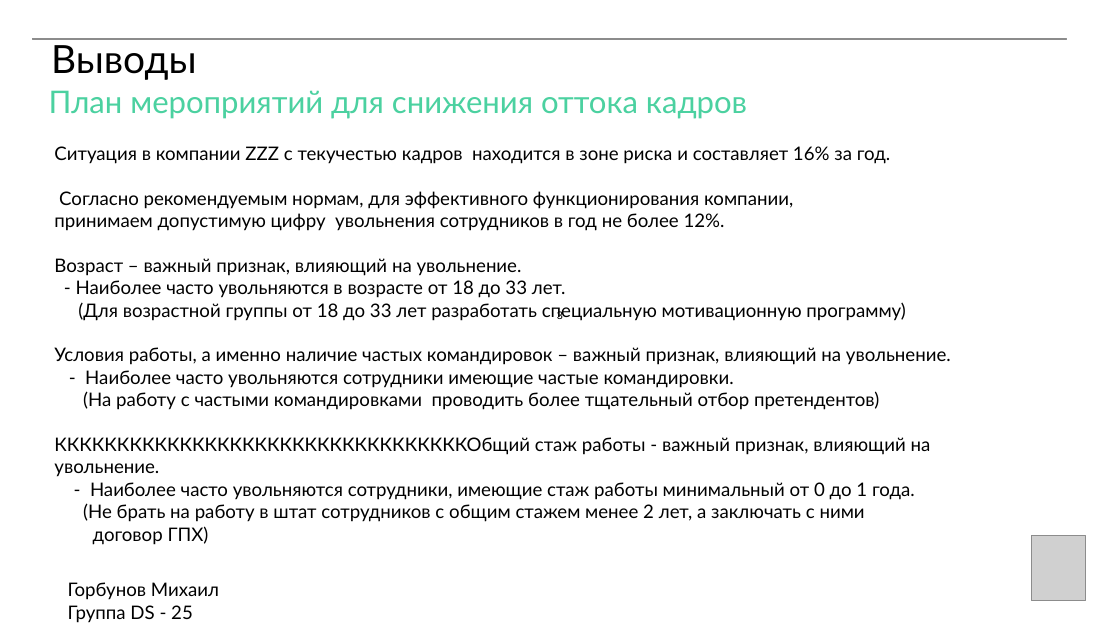
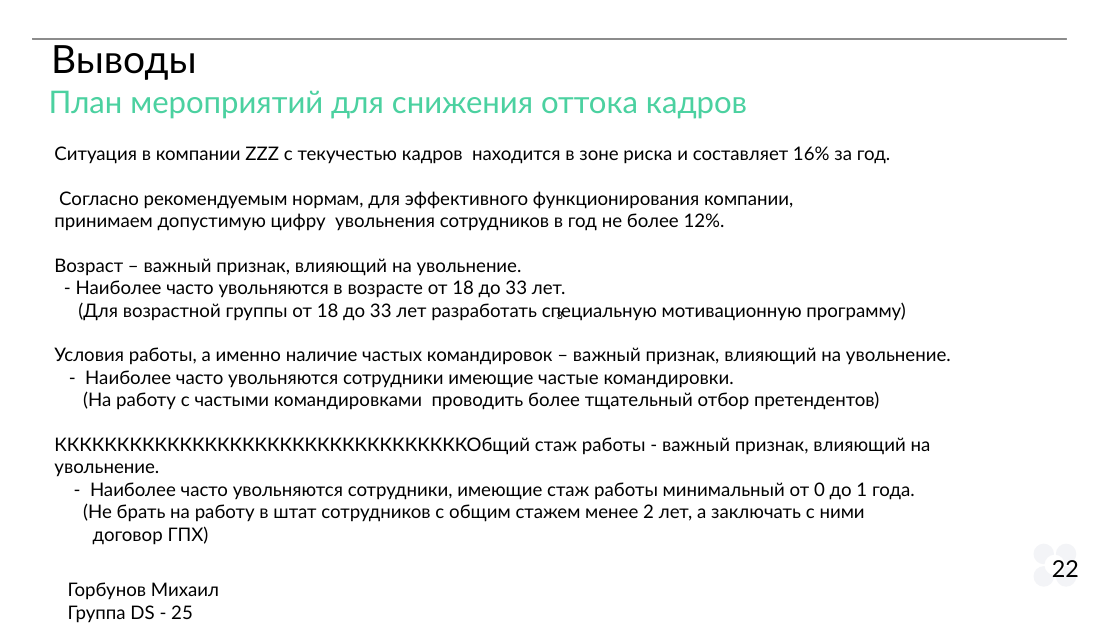
Before and after one commit to MS-max914/MX_2X, a slide deck: slide 25 of Diplom/10_10/Prezent.pptx (slide 24 before the commit). Drawn at 1120x630 pixels with LibreOffice and Linux fonts; fonts in the diff are those of the drawing; grey boxes stand for pictures. Boxes give left, top, right and bottom in pixels: in the first picture for what was removed or moved away, otherwise in the second. Text is boxed around its words. In the diff, an @@ line names an element or a change of style, - is before the commit and + after.

```diff
--- a/Diplom/10_10/Prezent.pptx
+++ b/Diplom/10_10/Prezent.pptx
@@ picture removed at [1031, 535, 1085, 601] @@
@@ text added at [1052, 560, 1079, 577], 30 pt, text #000000 @@
+22
@@ group added at [1034, 544, 1076, 587]: 4 freeform shapes @@
```
Also in this commit, not shown: 23 other slides changed, 1 slide added, 1 slide removed.
